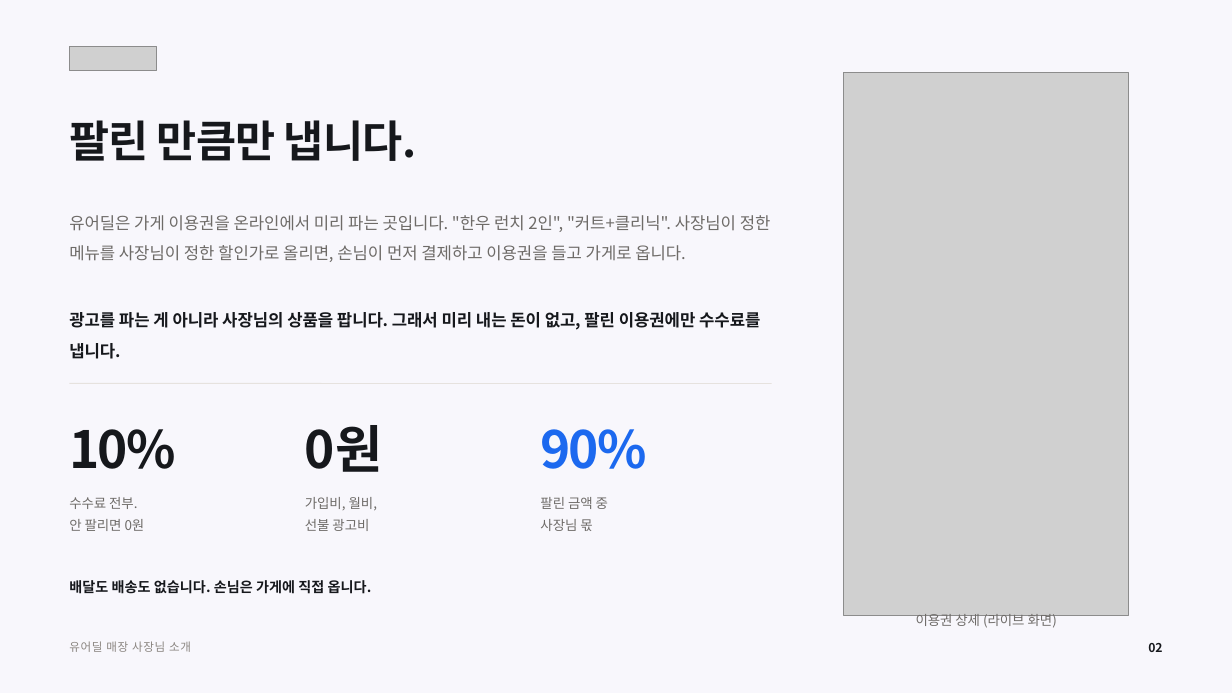
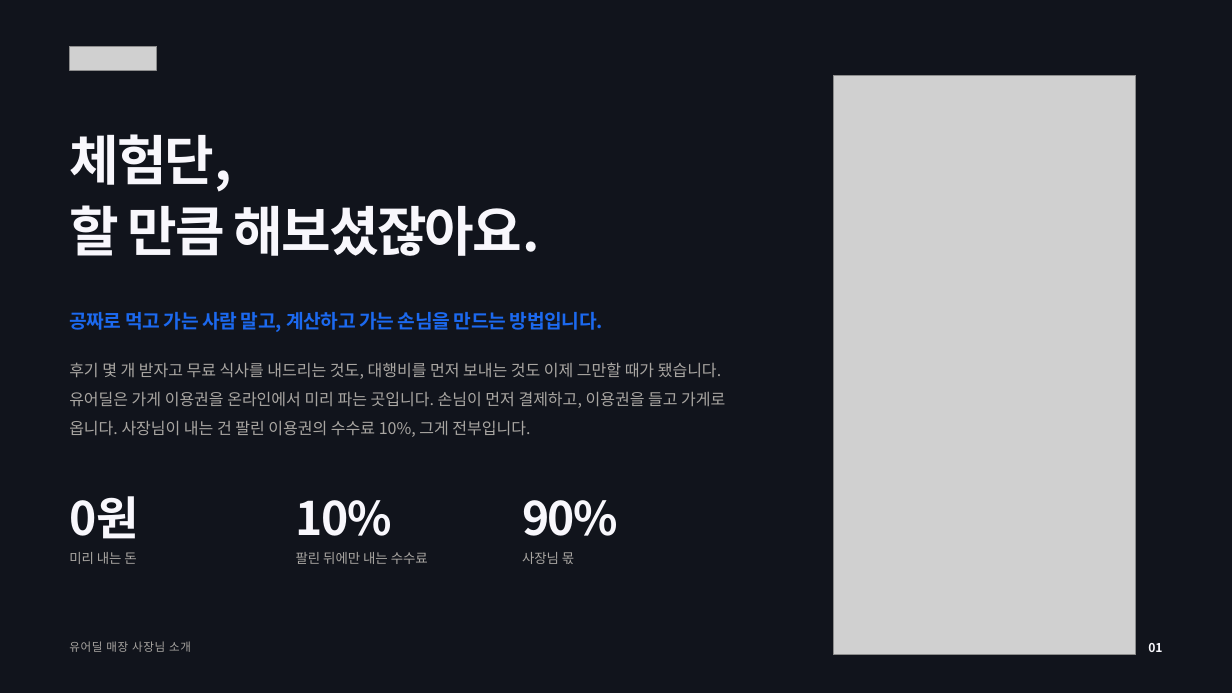
Before and after one commit to tobe2111/ur-live, a slide deck: slide 1 of docs/business/proposals/urdeal-store-owner-deck.pptx (slide 2 before the commit). Drawn at 1232x693 pixels with LibreOffice and Linux fonts; fonts in the diff are those of the drawing; grey boxes stand for pictures. Boxes give left, top, right and bottom in pixels: in the first picture for what was removed or moved away, otherwise in the second. Text is boxed around its words. In the diff, an @@ line names an element or a change of style, - is before the commit and + after.

```diff
--- a/docs/business/proposals/urdeal-store-owner-deck.pptx
+++ b/docs/business/proposals/urdeal-store-owner-deck.pptx
@@ background #F8F7FC to #11141C @@
@@ picture: place and size @@
-picture at <box>844,72,1128,616</box>
+picture at <box>834,76,1137,655</box>
@@ text at <box>69,134,540,256</box>: text changed; size 34 to 42 pt; text colour #16181C to #F8F7FC @@
-팔린 만큼만 냅니다.
+체험단,
+할 만큼 해보셨잖아요.
@@ text at <box>69,312,603,332</box>: text changed; size 13 to 15 pt; text colour #6E6B68 to #1C69EF; bold on @@
-유어딜은 가게 이용권을 온라인에서 미리 파는 곳입니다. "한우 런치 2인", "커트+클리닉". 사장님이 정한 메뉴를 사장님이 정한 할인가로 올리면, 손님이 먼저 결제하고 이용권을 들고 가게로 옵니다.
+공짜로 먹고 가는 사람 말고, 계산하고 가는 손님을 만드는 방법입니다.
@@ text "공짜로 먹고 가는 사람 말고, ..." at <box>69,312,603,332</box>: vertical alignment top to middle @@
@@ text at <box>69,362,725,437</box>: text changed; size 13 to 12.5 pt; text colour #16181C to #A9A6A2; bold off @@
-광고를 파는 게 아니라 사장님의 상품을 팝니다. 그래서 미리 내는 돈이 없고, 팔린 이용권에만 수수료를 냅니다.
+후기 몇 개 받자고 무료 식사를 내드리는 것도, 대행비를 먼저 보내는 것도 이제 그만할 때가 됐습니다. 유어딜은 가게 이용권을 온라인에서 미리 파는 곳입니다. 손님이 먼저 결제하고, 이용권을 들고 가게로 옵니다. 사장님이 내는 건 팔린 이용권의 수수료 10%, 그게 전부입니다.
@@ line removed from (69, 384) to (772, 384) @@
@@ text "0원" at <box>69,496,139,539</box>: size 40 to 36 pt, text colour #16181C to #F8F7FC, letter spacing -1.4 to -1.2 pt @@
@@ text "0원": place and size @@
-text "0원" at <box>305,425,382,472</box>
+text "0원" at <box>69,496,139,539</box>
@@ text removed at <box>69,497,145,531</box> @@
-수수료 전부.
-안 팔리면 0원
@@ text "10%": place and size @@
-text "10%" at <box>69,429,175,469</box>
+text "10%" at <box>296,500,392,536</box>
@@ text "10%" at <box>296,500,392,536</box>: size 40 to 36 pt, text colour #16181C to #F8F7FC, letter spacing -1.4 to -1.2 pt @@
@@ text removed at <box>305,497,377,531</box> @@
-가입비, 월비,
-선불 광고비
@@ text "90%": place and size @@
-text "90%" at <box>540,429,646,469</box>
+text "90%" at <box>522,500,618,536</box>
@@ text "90%" at <box>522,500,618,536</box>: size 40 to 36 pt, text colour #1C69EF to #F8F7FC, letter spacing -1.4 to -1.2 pt @@
@@ text at <box>540,497,608,509</box>: paragraph removed @@
-팔린 금액 중
@@ text added at <box>69,552,136,564</box>, 10.5 pt, text #A9A6A2 @@
+미리 내는 돈
@@ text added at <box>296,552,428,564</box>, 10.5 pt, text #A9A6A2 @@
+팔린 뒤에만 내는 수수료
@@ text "사장님 몫": place and size @@
-text "사장님 몫" at <box>540,497,608,531</box>
+text "사장님 몫" at <box>522,552,574,564</box>
@@ text "사장님 몫" at <box>522,552,574,564</box>: text colour #6E6B68 to #A9A6A2; line spacing 1.35 to 1 @@
@@ text removed at <box>69,580,372,594</box> @@
-배달도 배송도 없습니다. 손님은 가게에 직접 옵니다.
@@ text removed at <box>916,614,1057,629</box> @@
-이용권 상세 (라이브 화면)
@@ text "유어딜 매장 사장님 소개" at <box>69,641,191,652</box>: text colour #8A8580 to #A9A6A2 @@
@@ text at <box>1148,643,1162,652</box>: text changed; text colour #16181C to #F8F7FC @@
-02
+01
```
Also in this commit, not shown: 7 other slides changed, 8 slides removed, 7 other files.
